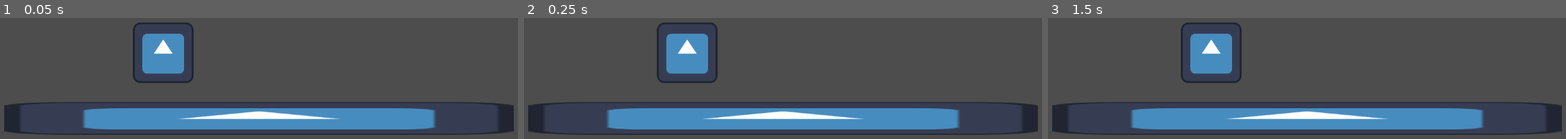
Above: before the commit, frames 1-3 (left to right).
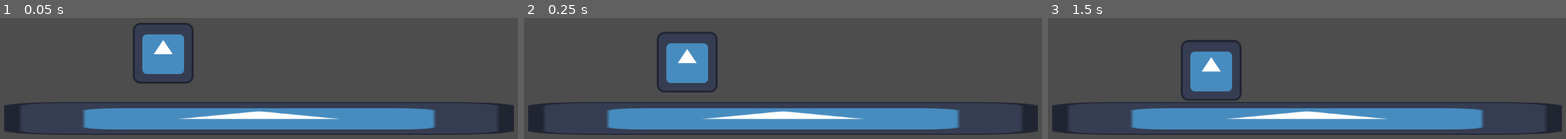
Above: after the commit, the same moments.

Repository: The-E21/TempleExploreDurhack24
Game: Godot game, scene res://temple_scene.tscn
Same seed, same stepped clock (60 frames per second), same inputs: the game is played once before the commit and once after it. The engine's default icon, where the game draws it, is replaced by a stand-in: a white triangle on a blue panel in a dark square.
Inputs:
- Up to frame 1 (0.05 s): no input
- Up to frame 2 (0.25 s): no input
- Up to frame 3 (1.5 s): tap Enter at 1.25 s

The runs differ from the first frame. In frame 1, 0.2% of the frame differs, in the area x 26-38%, y 3-55%; in frame 2, 2.4%; in frame 3, 3.5%, in the area x 25-38%, y 3-69%.

Commit message:
Given character controller script

Diff:
--- a/player.tscn
+++ b/player.tscn
@@ -1,12 +1,15 @@
-[gd_scene load_steps=3 format=3 uid="uid://cmvm3tmon2yir"]
+[gd_scene load_steps=4 format=3 uid="uid://cmvm3tmon2yir"]
 
 [ext_resource type="Texture2D" uid="uid://cmjfqsloifams" path="res://icon.svg" id="1_2eu8h"]
+[ext_resource type="Script" path="res://playerscript.gd" id="1_dv0df"]
 
 [sub_resource type="CapsuleShape2D" id="CapsuleShape2D_ix1y5"]
 radius = 60.0
 height = 120.0
 
 [node name="Player" type="CharacterBody2D"]
+script = ExtResource("1_dv0df")
+gravity = 600.0
 
 [node name="Sprite2D" type="Sprite2D" parent="."]
 texture = ExtResource("1_2eu8h")
--- /dev/null
+++ b/playerscript.gd
@@ -0,0 +1,7 @@
+extends CharacterBody2D
+@export var speed : float
+@export var gravity : float = 9.8
+
+func _physics_process(delta):
+	velocity += Vector2.DOWN * gravity * delta
+	move_and_slide()
